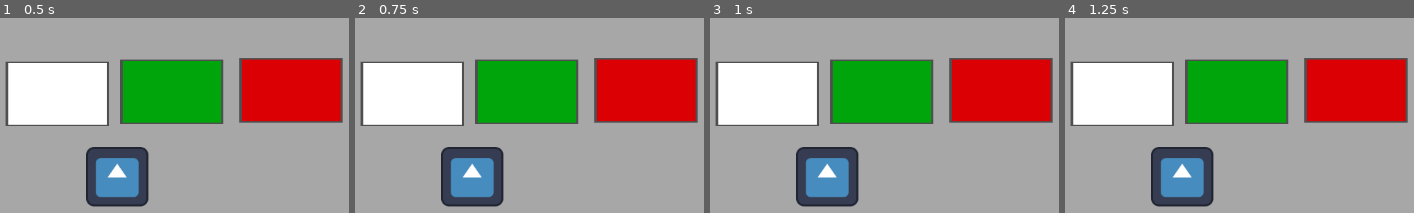
Above: before the commit, frames 1-4 (left to right).
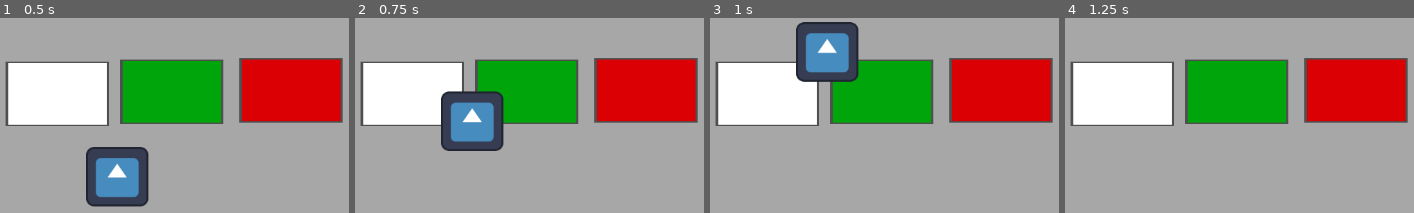
Above: after the commit, the same moments.

Repository: johanno/globalgamejam-2026
Game: Godot game, scene res://mainScene.tscn
The game is run twice, just before and just after one commit, with the same random seed, the same clock (stepped at 60 frames per second) and the same inputs. This scene is started directly instead of the project's main scene. The engine's default icon, where the game draws it, is replaced by a stand-in: a white triangle on a blue panel in a dark square.
Inputs:
- Up to frame 1 (0.5 s): no input
- Up to frame 2 (0.75 s): tap Enter at 0.5 s; hold W (move_up) from 0.53 s (still down)
- Up to frame 3 (1 s): keep holding W (move_up)
- Up to frame 4 (1.25 s): keep holding W (move_up)

Frame 1 is identical in both runs. In frame 2, 11% of the frame differs, in the area x 24-43%, y 37-97%; in frame 3, 11%, in the area x 24-43%, y 2-97%; in frame 4, 5.5%.
Error in both runs: Invalid access to property or key 'tile_set' on a base object of type 'null instance'. (res://player.gd:10)

Commit message:
Clean up code

Diff:
--- a/player.gd
+++ b/player.gd
@@ -33,16 +33,16 @@
 		pass
 		$AnimatedSprite2D.stop()
 
+	move_and_slide()
+
 	#position += velocity * delta
 	position = position.clamp(Vector2.ZERO, screen_size)
-	var collision = move_and_slide()
+
 	if velocity.x != 0:
-		pass
 		$AnimatedSprite2D.animation = "walk"
 		$AnimatedSprite2D.flip_v = false
 		# See the note below about the following boolean assignment.
 		$AnimatedSprite2D.flip_h = velocity.x < 0
 	elif velocity.y != 0:
-		pass
 		$AnimatedSprite2D.animation = "up"
 		$AnimatedSprite2D.flip_v = velocity.y > 0
